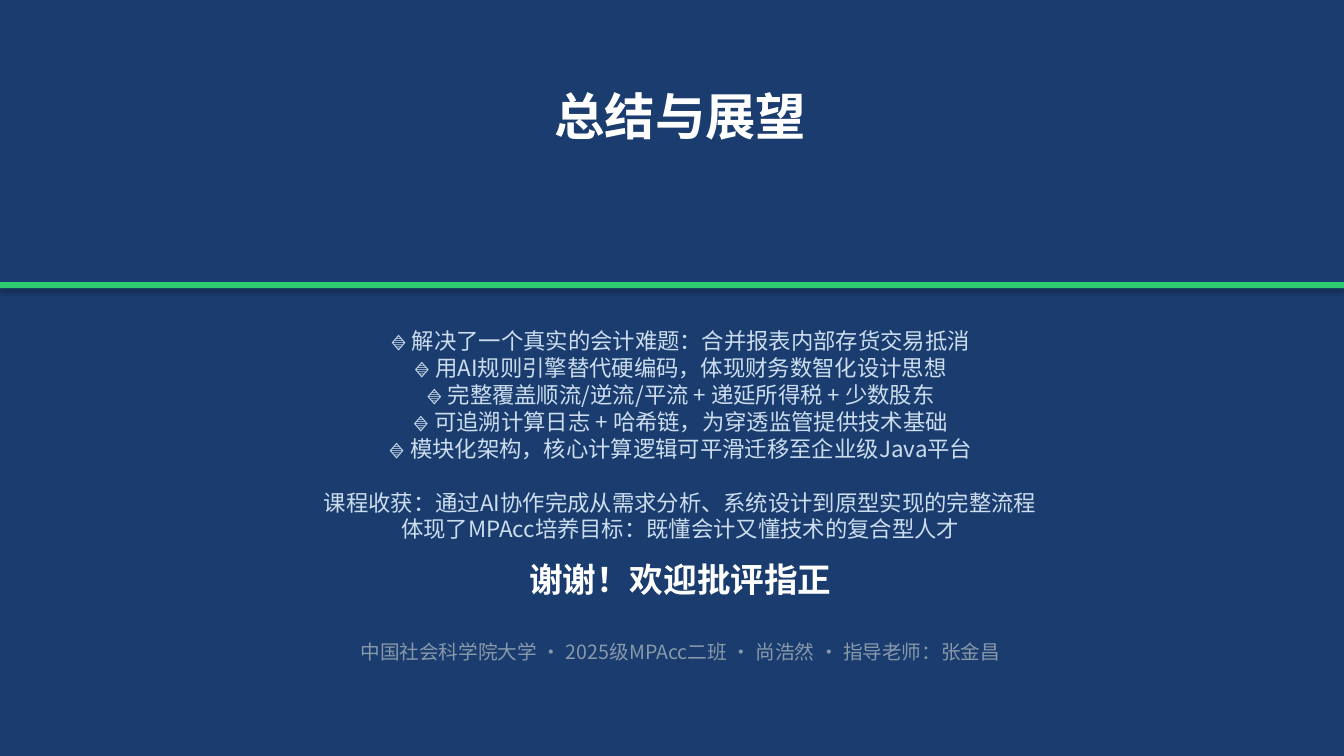
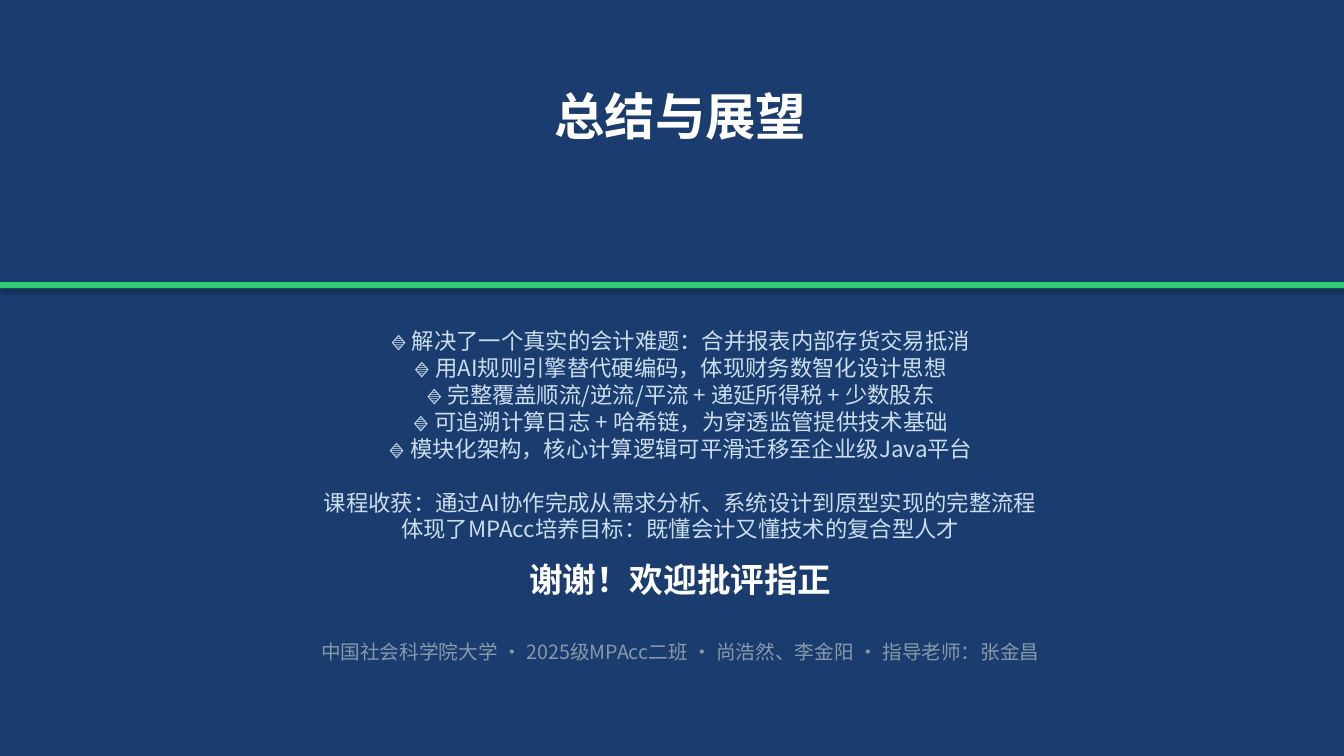
Before and after one commit to Seker413/t11-consolidation, a slide deck: slide 14 of T11-介绍PPT-v2.pptx. Drawn at 1344x756 pixels with LibreOffice and Linux fonts; fonts in the diff are those of the drawing. Boxes give left, top, right and bottom in pixels: in the first picture for what was removed or moved away, otherwise in the second. Text is boxed around its words. In the diff, an @@ line names an element or a change of style, - is before the commit and + after.

```diff
--- a/T11-介绍PPT-v2.pptx
+++ b/T11-介绍PPT-v2.pptx
@@ text at (321,642,1039,661): text changed @@
-中国社会科学院大学 · 2025级MPAcc二班 · 尚浩然 · 指导老师：张金昌
+中国社会科学院大学 · 2025级MPAcc二班 · 尚浩然、李金阳 · 指导老师：张金昌
```
Also in this commit, not shown: 1 other slide changed, 5 other files.
